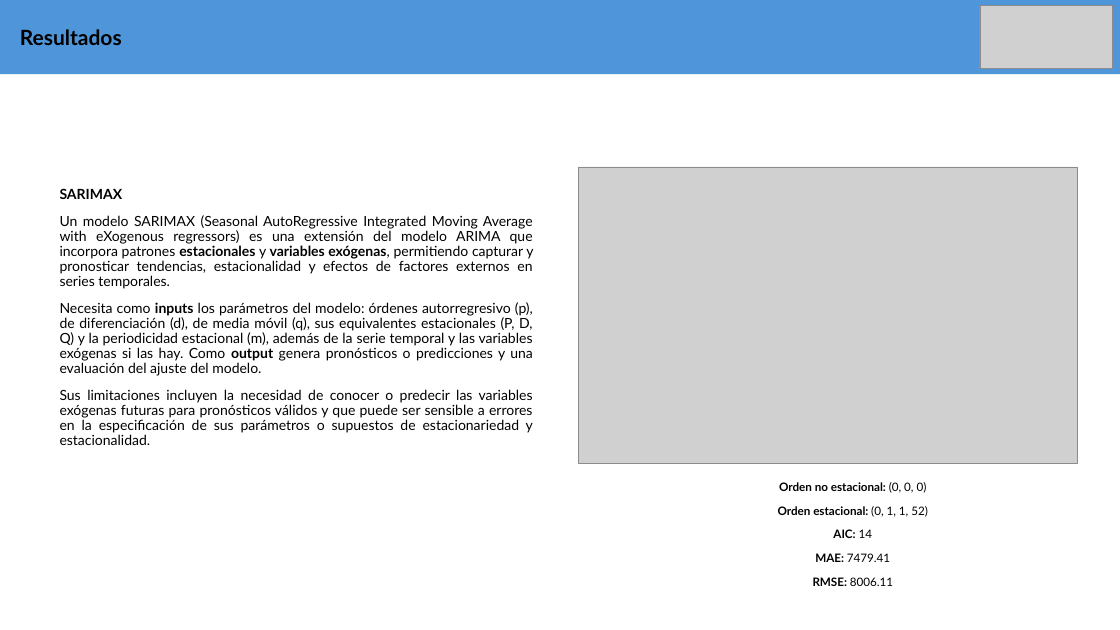
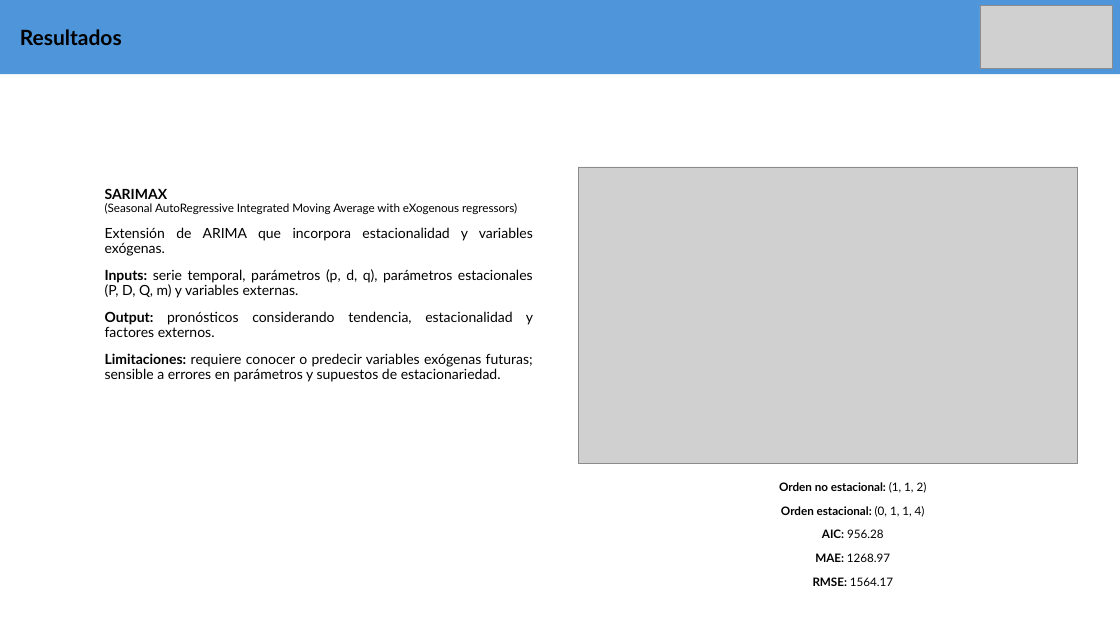
Before and after one commit to pedr0jos3/Mi-tesis, a slide deck: slide 8 of PresentacionAvances.pptx (slide 7 before the commit). Drawn at 1120x630 pixels with LibreOffice and Linux fonts; fonts in the diff are those of the drawing; grey boxes stand for pictures. Boxes give left, top, right and bottom in pixels: in the first picture for what was removed or moved away, otherwise in the second. Text is boxed around its words. In the diff, an @@ line names an element or a change of style, - is before the commit and + after.

```diff
--- a/PresentacionAvances.pptx
+++ b/PresentacionAvances.pptx
@@ subtitle "SARIMAX": place and size @@
-subtitle "SARIMAX" at (60, 188, 533, 445)
+subtitle "SARIMAX" at (105, 188, 533, 382)
@@ subtitle at (105, 203, 533, 382): text changed @@
-Un modelo SARIMAX (Seasonal AutoRegressive Integrated Moving Average with eXogenous regressors) es una extensión del modelo ARIMA que incorpora patrones estacionales y variables exógenas, permitiendo capturar y pronosticar tendencias, estacionalidad y efectos de factores externos en series temporales.
-Necesita como inputs los parámetros del modelo: órdenes autorregresivo (p), de diferenciación (d), de media móvil (q), sus equivalentes estacionales (P, D, Q) y la periodicidad estacional (m), además de la serie temporal y las variables exógenas si las hay. Como output genera pronósticos o predicciones y una evaluación del ajuste del modelo.
-Sus limitaciones incluyen la necesidad de conocer o predecir las variables exógenas futuras para pronósticos válidos y que puede ser sensible a errores en la especificación de sus parámetros o supuestos de estacionariedad y estacionalidad.
+(Seasonal AutoRegressive Integrated Moving Average with eXogenous regressors)
+Extensión de ARIMA que incorpora estacionalidad y variables exógenas.
+Inputs: serie temporal, parámetros (p, d, q), parámetros estacionales (P, D, Q, m) y variables externas.
+Output: pronósticos considerando tendencia, estacionalidad y factores externos.
+Limitaciones: requiere conocer o predecir variables exógenas futuras; sensible a errores en parámetros y supuestos de estacionariedad.
@@ subtitle at (105, 188, 168, 199): less space between paragraphs @@
@@ text at (779, 482, 927, 586): text changed @@
-Orden no estacional: (0, 0, 0)
-Orden estacional: (0, 1, 1, 52)
-AIC: 14
-MAE: 7479.41
-RMSE: 8006.11
+Orden no estacional: (1, 1, 2)
+Orden estacional: (0, 1, 1, 4)
+AIC: 956.28
+MAE: 1268.97
+RMSE: 1564.17
```
Also in this commit, not shown: 6 other slides changed, 3 slides added, 2 other files.
